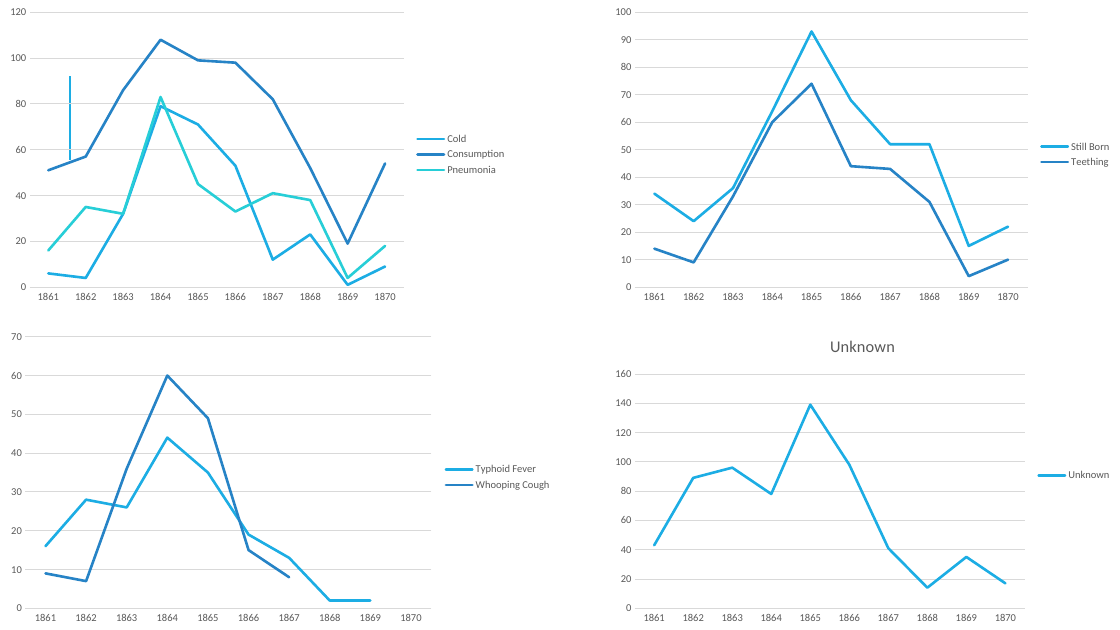
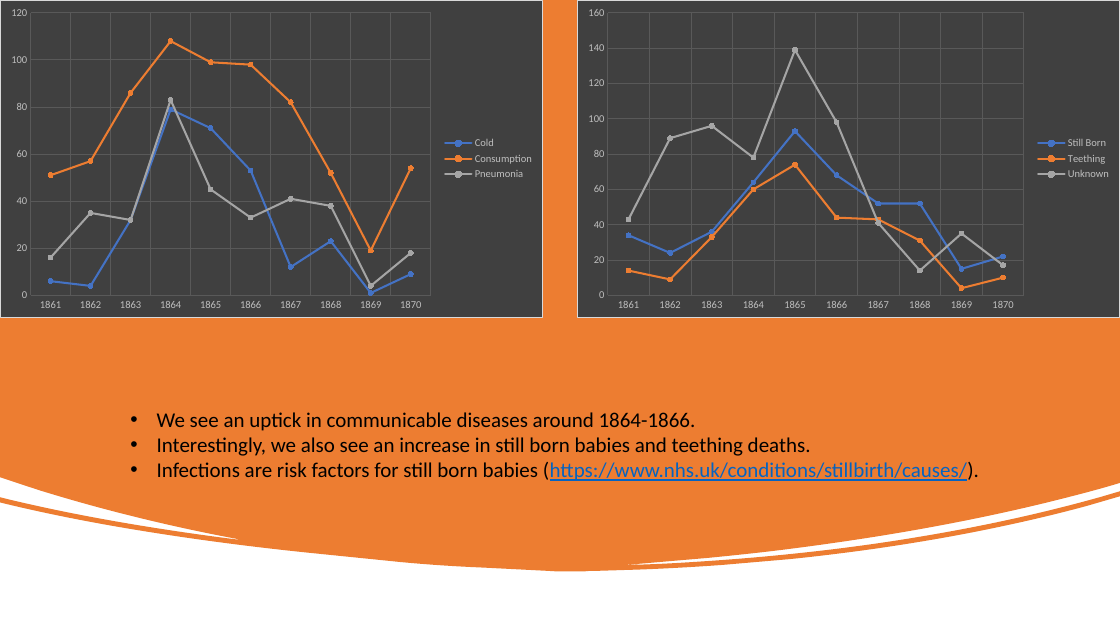
Before and after one commit to NSS-Data-Analytics-Cohort-9/city_cemetery-volunteercjt, a slide deck: slide 5 of data/city_cemetery_presentation.pptx. Drawn at 1120x630 pixels with LibreOffice and Linux fonts; fonts in the diff are those of the drawing. Boxes give left, top, right and bottom in pixels: in the first picture for what was removed or moved away, otherwise in the second. Text is boxed around its words. In the diff, an @@ line names an element or a change of style, - is before the commit and + after.

```diff
--- a/data/city_cemetery_presentation.pptx
+++ b/data/city_cemetery_presentation.pptx
@@ line chart at [0, 0, 543, 318] @@
@@ colour of Cold #1CADE4 to #4472C4 @@
@@ colour of Consumption #2683C6 to #ED7D31 @@
@@ colour of Pneumonia #27CED7 to #A5A5A5 @@
@@ legend changed @@
@@ category axis changed @@
@@ value axis changed @@
@@ background changed @@
@@ border changed @@
@@ line chart: place and size @@
-line chart at [0, 0, 515, 309]
+line chart at [0, 0, 543, 318]
@@ freeform shape added at [0, 0, 1120, 571], fill #ED7D31 @@
@@ line chart at [577, 0, 1120, 318] @@
@@ colour of Still Born #1CADE4 to #4472C4 @@
@@ colour of Teething #2683C6 to #ED7D31 @@
+Unknown: 43, 89, 96, 78, 139, 98, 41, 14, 35, 17
@@ legend changed @@
@@ category axis changed @@
@@ value axis changed @@
@@ background changed @@
@@ border changed @@
@@ line chart: place and size @@
-line chart at [605, 0, 1120, 309]
+line chart at [577, 0, 1120, 318]
@@ line removed from (70, 160) to (70, 76) @@
@@ line chart removed at [0, 324, 560, 630] @@
-categories: 1861, 1862, 1863, 1864, 1865, 1866, 1867, 1868, 1869, 1870
-Typhoid Fever: 16, 28, 26, 44, 35, 19, 13, 2, 2, -
-Whooping Cough: 9, 7, 36, 60, 49, 15, 8, -, -, 9
@@ line chart removed at [605, 321, 1120, 630] @@
-title "Unknown"
-categories: 1861, 1862, 1863, 1864, 1865, 1866, 1867, 1868, 1869, 1870
-Unknown: 43, 89, 96, 78, 139, 98, 41, 14, 35, 17
@@ text added at [157, 412, 979, 481], 18 pt, text #000000 @@
+• We see an uptick in communicable diseases around 1864-1866.
+• Interestingly, we also see an increase in still born babies and teething deaths.
+• Infections are risk factors for still born babies (https://www.nhs.uk/conditions/stillbirth/causes/).
```
Also in this commit, not shown: 3 other slides changed, 4 slides added, 2 slides removed, 2 other files.
